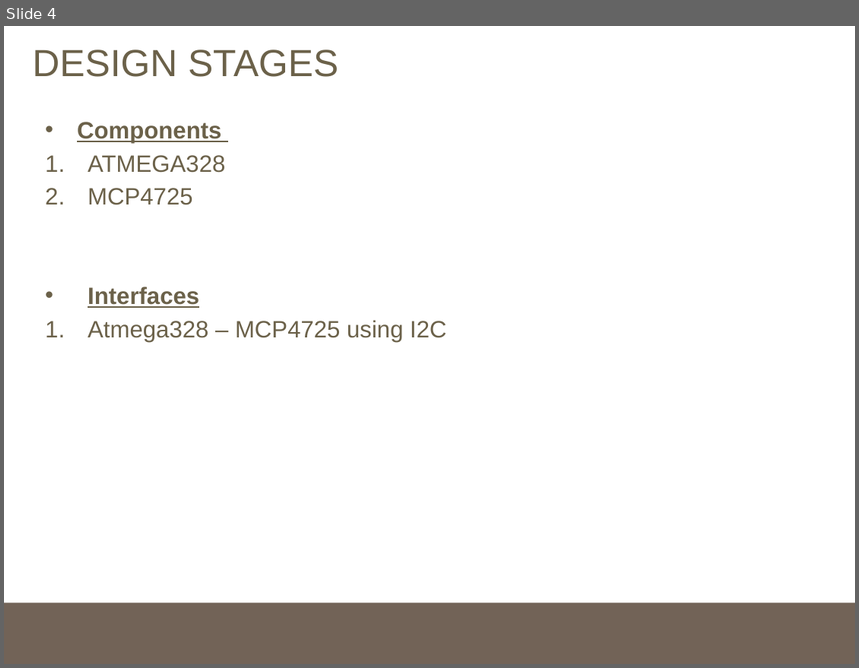
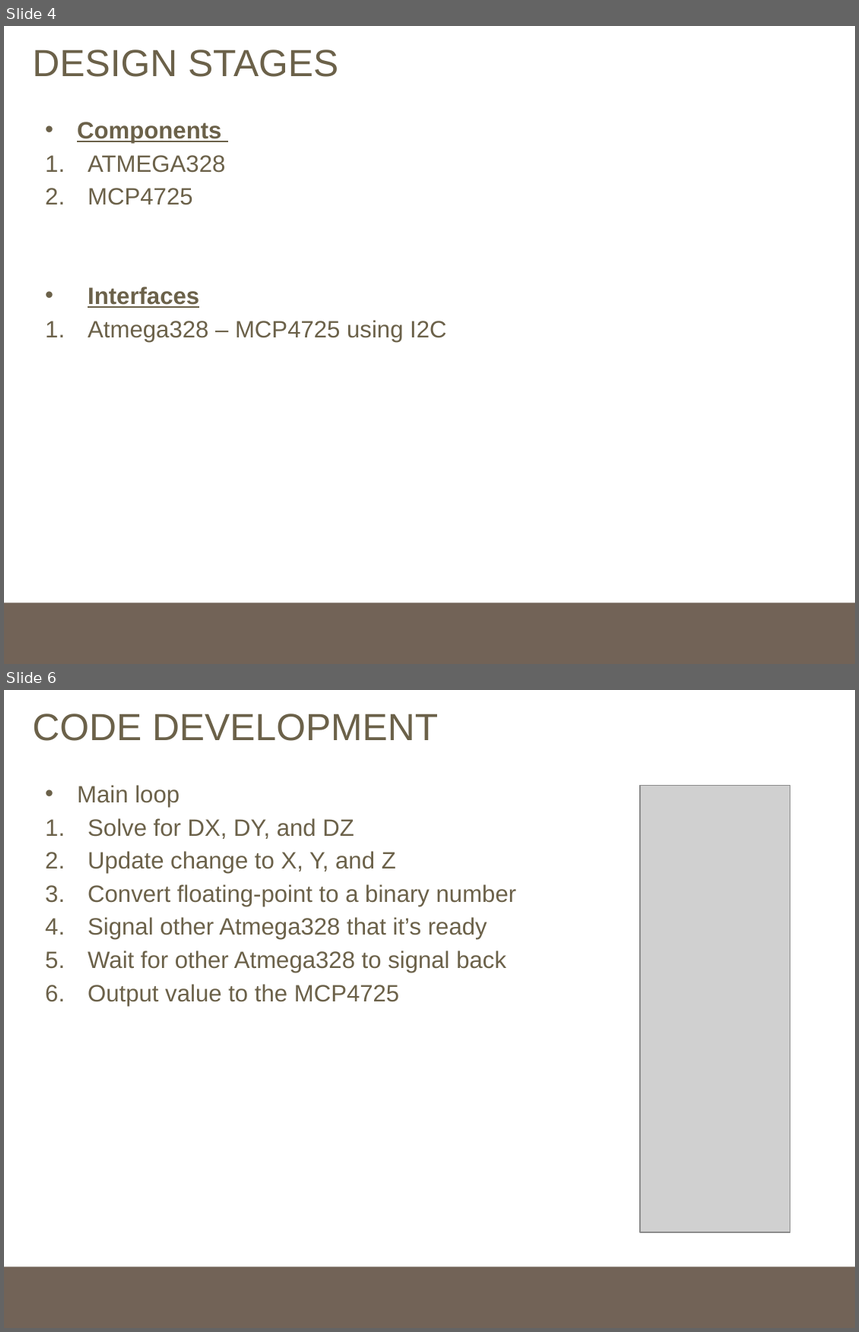
Before and after one commit to AkagiCoder/Micro-DA, a slide deck: Final-Design/Lorenz_Powerpoint.pptx. Shown one above the other, each under a label of ours: slide 4 before the commit, slides 4 and 6 after it; the slides between them are not shown. The pictures are 859x668 and 859x1332 pixels, drawn with LibreOffice and Linux fonts; fonts in the diff are those of the drawing; grey boxes stand for pictures. Boxes give left, top, right and bottom in pixels: in the first picture for what was removed or moved away, otherwise in the second. Text is boxed around its words. In the diff, an @@ line names an element or a change of style, - is before the commit and + after.

```diff
--- a/Final-Design/Lorenz_Powerpoint.pptx
+++ b/Final-Design/Lorenz_Powerpoint.pptx
@@ slide 6 added at <box>4,690,855,1328</box>, background #FFFFFF; not listed: 1 template element that a slide beside it also shows @@
@@ title added at <box>32,714,438,741</box>, 32 pt, text #6B6149 @@
+CODE DEVELOPMENT
@@ text added at <box>77,785,517,1006</box>, 20 pt, text #6B6149 @@
+• Main loop
+1. Solve for DX, DY, and DZ
+2. Update change to X, Y, and Z
+3. Convert floating-point to a binary number
+4. Signal other Atmega328 that it’s ready
+5. Wait for other Atmega328 to signal back
+6. Output value to the MCP4725
@@ picture added at <box>640,785,790,1232</box> @@
```
Also in this commit, not shown: 3 slides changed, 2 slides removed, 3 other files.
